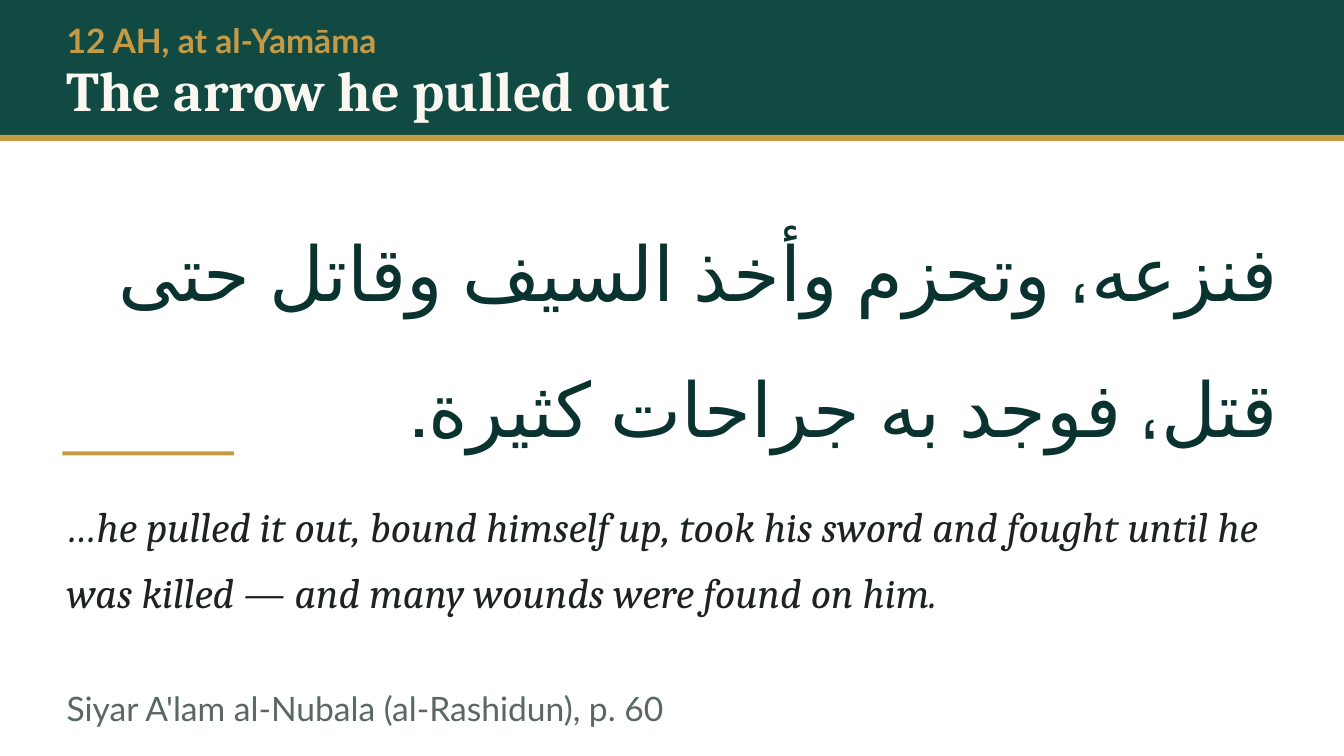
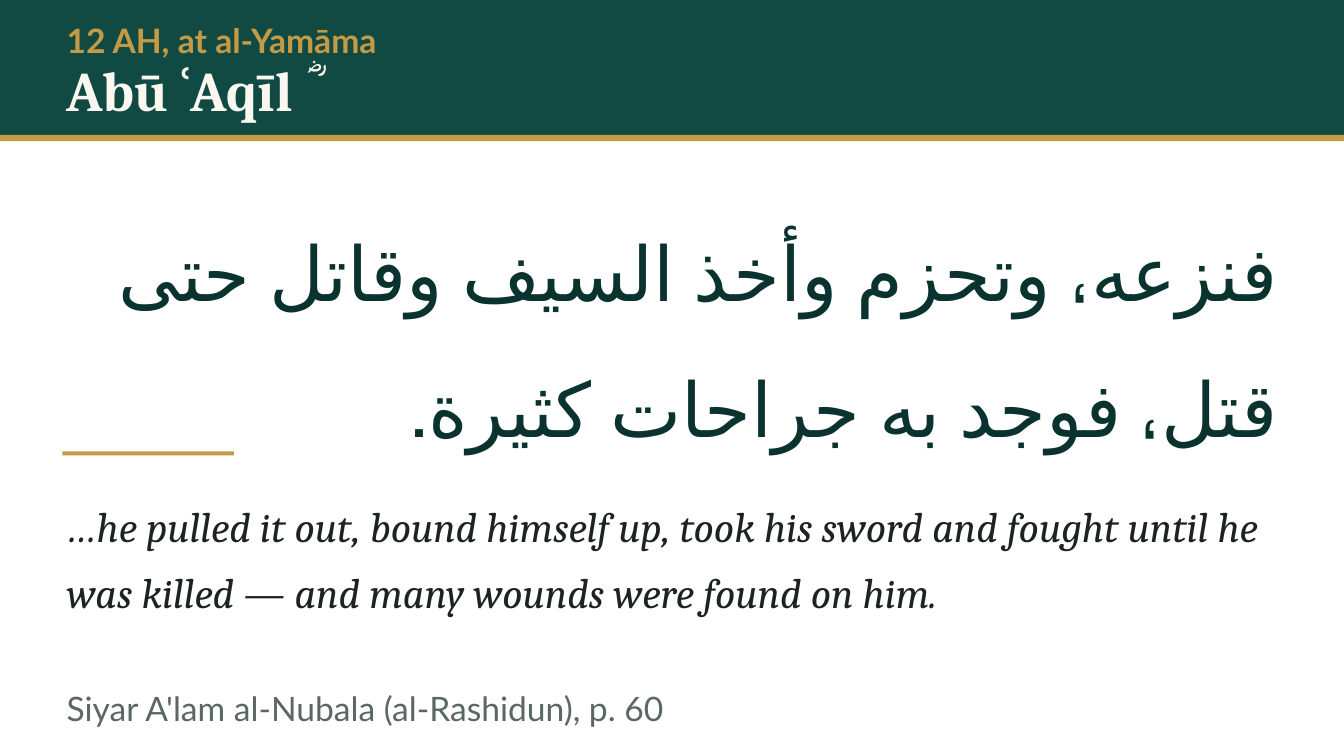
Before and after one commit to daniyalyasin93/2026SeptemberIslamicHistoryClass, a slide deck: slide 17 of S05_yamama_dead_oman_mahra/S05.pptx. Drawn at 1344x756 pixels with LibreOffice and Linux fonts; fonts in the diff are those of the drawing. Boxes give left, top, right and bottom in pixels: in the first picture for what was removed or moved away, otherwise in the second. Text is boxed around its words. In the diff, an @@ line names an element or a change of style, - is before the commit and + after.

```diff
--- a/S05_yamama_dead_oman_mahra/S05.pptx
+++ b/S05_yamama_dead_oman_mahra/S05.pptx
@@ text at (67,72,169,112): text changed @@
-The arrow he pulled out
+Abū ʿAqīl ؓ
```
Also in this commit, not shown: 22 other slides changed, 6 other files.
